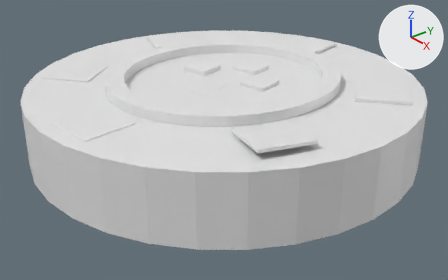
What one commit did to the Blender file working/subahu/PokerChip/PokerChip.blend.
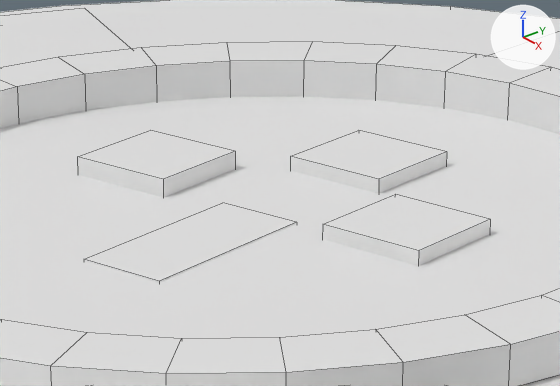
Each version appears first whole from a camera (50 mm lens) standing at (1.814, -1.942, 1.807) and looking at (-0.488, -0.083, 0.435), and next in a close-up on the part from 37% to 66% of the width and 11% to 43% of the height. Every picture has the same lights, and +X, +Y and +Z are marked at upper right. The close-ups show mesh edges as thin lines.

The scene before the commit, as lines of its bpy script (objects in view):
```python
me_cube_006 = bpy.data.meshes.new('Cube.006')
me_cube_006.from_pydata(...)  # a box spanning x -1.0..1.0, y -1.0..1.0, z -1.0..1.0
me_cube_014 = bpy.data.meshes.new('Cube.014')
me_cube_014.from_pydata(...)  # a box spanning x -1.0..1.0, y -1.0..1.0, z -1.0..1.0
me_cube_015 = bpy.data.meshes.new('Cube.015')
me_cube_015.from_pydata(...)  # a box spanning x -1.0..1.0, y -1.0..1.0, z -1.0..1.0
me_cube_016 = bpy.data.meshes.new('Cube.016')
me_cube_016.from_pydata(...)  # a box spanning x -1.0..1.0, y -1.0..1.0, z -1.0..1.0
me_cube_018 = bpy.data.meshes.new('Cube.018')
me_cube_018.from_pydata(...)  # a box spanning x -1.0..1.0, y -1.0..1.0, z -1.0..1.0
ob_cube_005 = bpy.data.objects.new('Cube.005', me_cube_006)
ob_cube_005.location = (-1.2887, 0.1511, 0.7493)
ob_cube_005.rotation_euler = (0.0, 0.0, 1.239)  # degrees (0, 0, 71)
ob_cube_005.scale = (-0.13, -0.13, -0.00728)
ob_cube_012 = bpy.data.objects.new('Cube.012', me_cube_014)
ob_cube_012.location = (-0.5928, 0.1891, 0.7316)
ob_cube_012.rotation_euler = (0.0, 0.0, 0.195)  # degrees (0, 0, 11)
ob_cube_012.scale = (-0.0689, -0.0689, -0.0255)
ob_cube_013 = bpy.data.objects.new('Cube.013', me_cube_015)
ob_cube_013.location = (-0.3772, 0.0587, 0.7316)
ob_cube_013.rotation_euler = (0.0, 0.0, 0.195)  # degrees (0, 0, 11)
ob_cube_013.scale = (-0.0689, -0.0689, -0.0255)
ob_cube_014 = bpy.data.objects.new('Cube.014', me_cube_016)
ob_cube_014.location = (-0.7455, -0.0236, 0.7363)
ob_cube_014.rotation_euler = (0.0, 0.0, 0.218)  # degrees (0, 0, 12)
ob_cube_014.scale = (-0.0689, -0.0689, -0.0255)
ob_cube_015 = bpy.data.objects.new('Cube.015', me_cube_018)
ob_cube_015.location = (-0.5192, -0.1442, 0.7151)
ob_cube_015.rotation_euler = (0.0, 0.0, 0.218)  # degrees (0, 0, 12)
ob_cube_015.scale = (-0.0558, -0.124, -0.0255)
# also in view: 'Cylinder' at (-0.533, -0.046, 0.568); 'Circle' at (-0.535, -0.044, 0.565); 'Cube' at (-0.702, 0.727, 0.751)
```
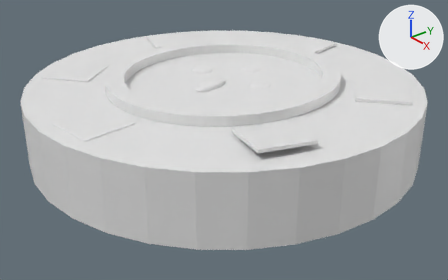
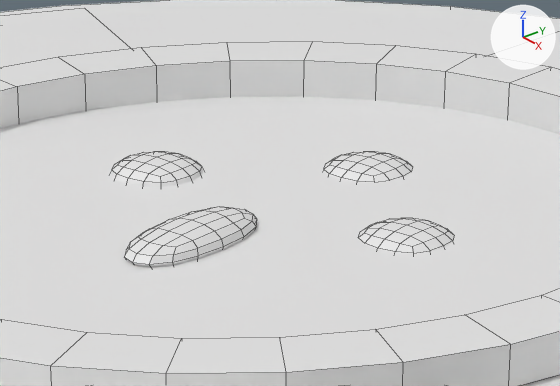
What differs and where, as boxes (x1, y1, x2, y2) in the close-ups (560 x 386 px):
'Cube.015', moved, modifiers changed: before (84, 203, 297, 282); after (124, 207, 257, 267)
'Cube.013', modifiers changed (43% narrower, 51% shorter): before (322, 194, 490, 266); after (358, 218, 454, 253)
'Cube.014', modifiers changed (40% narrower, 47% shorter): before (77, 130, 235, 197); after (110, 152, 204, 187)
'Cube.012', modifiers changed (43% narrower, 51% shorter): before (290, 130, 447, 194); after (324, 151, 413, 182)

Diff of the bpy script that builds the scene:
```diff
--- a/working/subahu/PokerChip/PokerChip.blend.py
+++ b/working/subahu/PokerChip/PokerChip.blend.py
@@ ob_cube_015 @@
 ob_cube_015 = bpy.data.objects.new('Cube.015', me_cube_018)
-ob_cube_015.location = (-0.5192, -0.1442, 0.7151)
+ob_cube_015.location = (-0.5192, -0.1442, 0.7434)
 ob_cube_015.rotation_euler = (0.0, 0.0, 0.218)  # degrees (0, 0, 12)
 ob_cube_015.scale = (-0.0558, -0.124, -0.0255)
+_m = ob_cube_015.modifiers.new('Subsurf', 'SUBSURF')
@@ ob_cube_014 @@
 ob_cube_014.scale = (-0.0689, -0.0689, -0.0255)
+_m = ob_cube_014.modifiers.new('Subsurf', 'SUBSURF')
@@ ob_cube_013 @@
 ob_cube_013.scale = (-0.0689, -0.0689, -0.0255)
+_m = ob_cube_013.modifiers.new('Subsurf', 'SUBSURF')
@@ ob_cube_012 @@
 ob_cube_012.scale = (-0.0689, -0.0689, -0.0255)
+_m = ob_cube_012.modifiers.new('Subsurf', 'SUBSURF')
```
